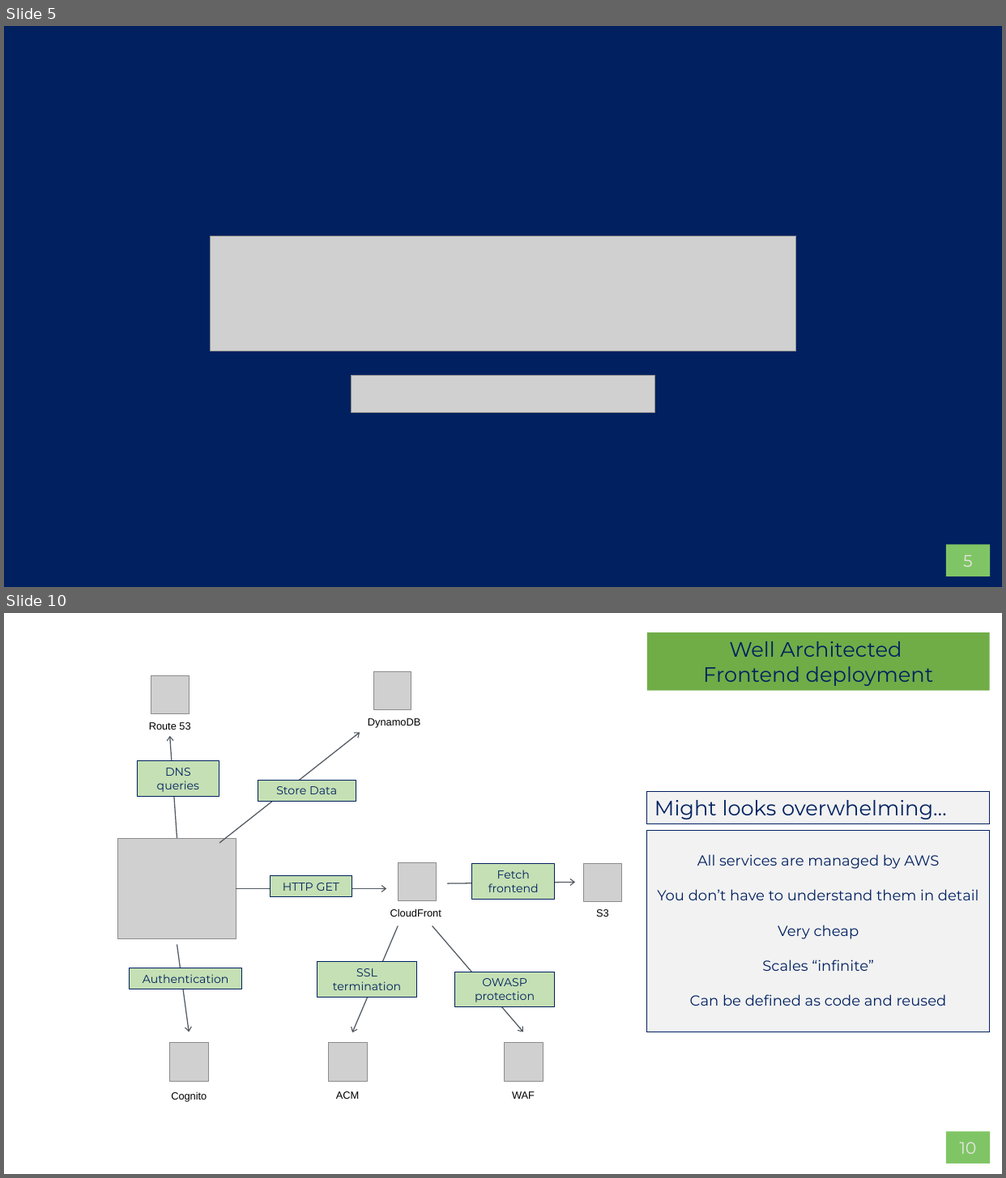
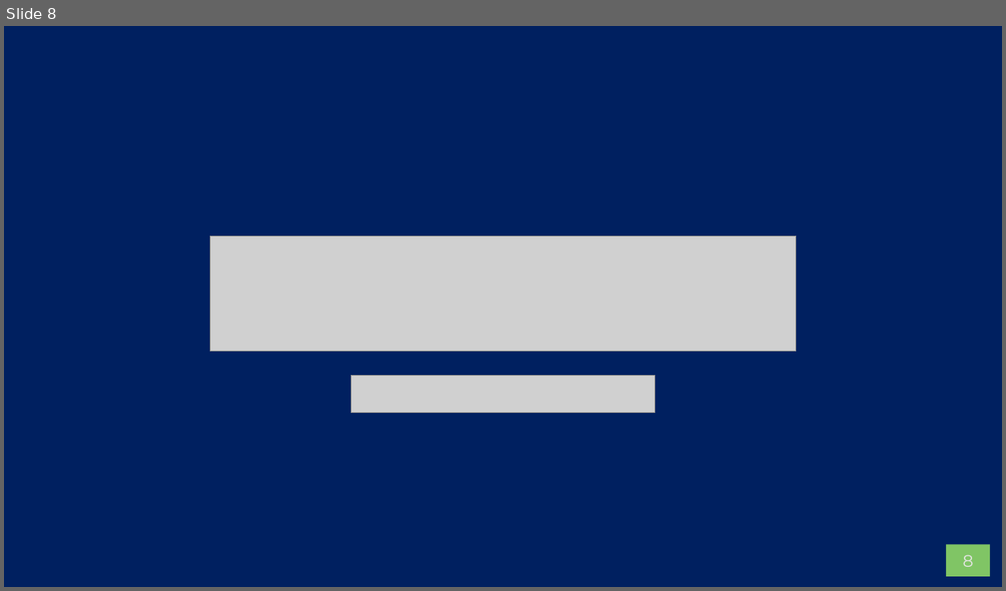
Before and after one commit to AWS-Competence-Group/sessions, a slide deck: 04-aws-cli/04-aws-cli.pptx. Shown one above the other, each under a label of ours: slides 5 and 10 before the commit, slide 8 after it; the slides between them are not shown. The pictures are 1006x1178 and 1006x591 pixels, drawn with LibreOffice and Linux fonts; fonts in the diff are those of the drawing; grey boxes stand for pictures; background and template pictures are left out. Boxes give left, top, right and bottom in pixels: in the first picture for what was removed or moved away, otherwise in the second. Text is boxed around its words. In the diff, an @@ line names an element or a change of style, - is before the commit and + after.

```diff
--- a/04-aws-cli/04-aws-cli.pptx
+++ b/04-aws-cli/04-aws-cli.pptx
@@ slide 10 removed at [4, 613, 1002, 1174], background #FFFFFF; not listed: 1 template element that a slide beside it also shows @@
@@ rectangle removed at [647, 632, 990, 690] @@
-Well Architected
-Frontend deployment
@@ picture removed at [151, 676, 189, 714] @@
@@ picture removed at [374, 671, 412, 709] @@
@@ text removed at [149, 722, 190, 730] @@
-Route 53
@@ arrow removed from (219, 843) to (360, 732) @@
@@ text removed at [368, 718, 420, 727] @@
-DynamoDB
@@ arrow removed from (177, 838) to (170, 736) @@
@@ rectangle removed at [138, 761, 219, 796] @@
-DNS queries
@@ rectangle removed at [258, 780, 356, 802] @@
-Store Data
@@ rectangle removed at [647, 792, 990, 825] @@
-Might looks overwhelming…
@@ rectangle removed at [647, 831, 990, 1033] @@
-All services are managed by AWS
-You don’t have to understand them in detail
-Very cheap
-Scales “infinite”
-Can be defined as code and reused
@@ picture removed at [117, 838, 236, 939] @@
@@ rectangle removed at [270, 875, 352, 897] @@
-HTTP GET
@@ picture removed at [398, 863, 436, 901] @@
@@ rectangle removed at [472, 864, 554, 899] @@
-Fetch frontend
@@ picture removed at [583, 864, 621, 902] @@
@@ arrow removed from (236, 889) to (386, 889) @@
@@ arrow removed from (447, 884) to (575, 883) @@
@@ arrow removed from (398, 926) to (352, 1033) @@
@@ text removed at [390, 909, 441, 917] @@
-CloudFront
@@ arrow removed from (432, 926) to (523, 1033) @@
@@ text removed at [596, 909, 609, 917] @@
-S3
@@ arrow removed from (177, 944) to (189, 1033) @@
@@ rectangle removed at [129, 968, 241, 990] @@
-Authentication
@@ rectangle removed at [317, 962, 416, 997] @@
-SSL termination
@@ rectangle removed at [454, 973, 554, 1007] @@
-OWASP protection
@@ picture removed at [169, 1043, 208, 1082] @@
@@ picture removed at [328, 1043, 367, 1082] @@
@@ picture removed at [504, 1043, 543, 1082] @@
@@ text removed at [171, 1092, 206, 1102] @@
-Cognito
@@ text removed at [336, 1092, 359, 1099] @@
-ACM
@@ text removed at [512, 1092, 535, 1099] @@
-WAF
@@ what was slide 5 is now slide 8 @@
@@ page number at [963, 555, 974, 567]: text changed @@
-5
+8
```
Also in this commit, not shown: 3 slides changed, 3 slides added, 9 other slides removed.
